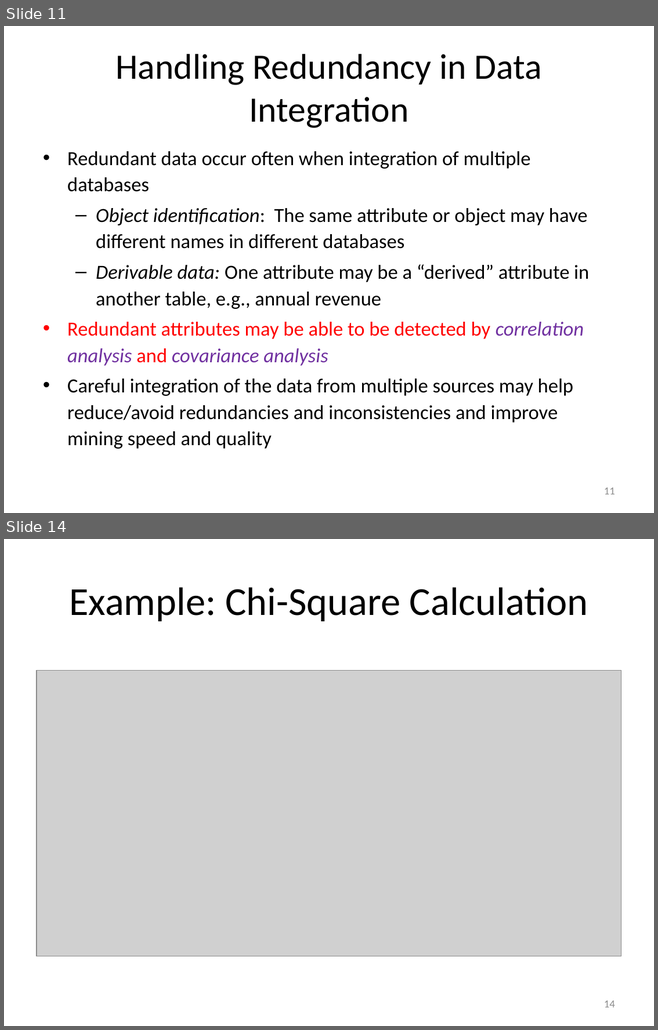
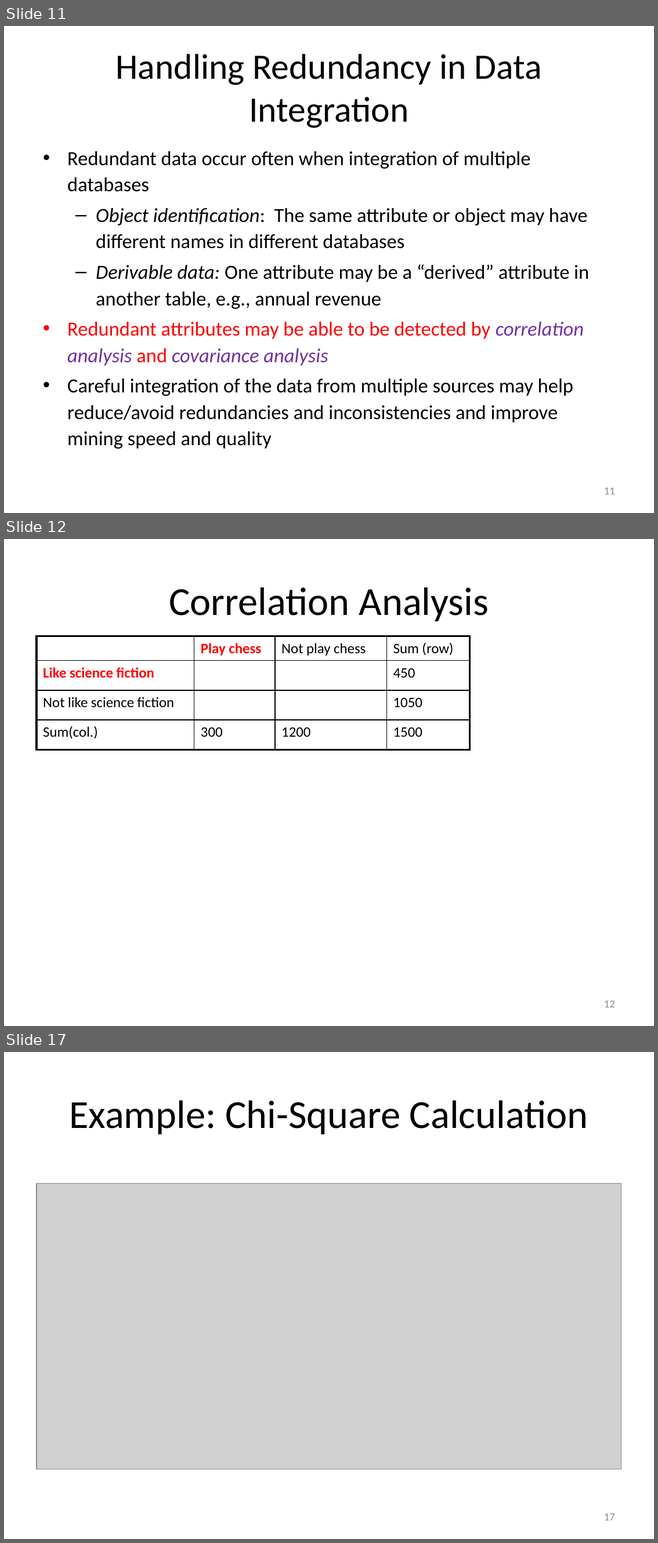
Before and after one commit to mjiang89/mjiang89.github.io, a slide deck: teaching/CS412Summer17-Chapter3.pptx. Shown one above the other, each under a label of ours: slides 11 and 14 before the commit, slides 11, 12 and 17 after it; the slides between them are not shown. The pictures are 658x1030 and 658x1543 pixels, drawn with LibreOffice and Linux fonts; fonts in the diff are those of the drawing; grey boxes stand for pictures. Boxes give left, top, right and bottom in pixels: in the first picture for what was removed or moved away, otherwise in the second. Text is boxed around its words. In the diff, an @@ line names an element or a change of style, - is before the commit and + after.

```diff
--- a/teaching/CS412Summer17-Chapter3.pptx
+++ b/teaching/CS412Summer17-Chapter3.pptx
@@ slide 12 added at (x1=4, y1=539, x2=654, y2=1026), background #FFFFFF @@
@@ title added at (x1=169, y1=587, x2=489, y2=621), 44 pt, text #000000 @@
+Correlation Analysis
@@ table added at (x1=36, y1=636, x2=470, y2=750), 4 rows, 4 columns @@
+ | Play chess | Not play chess | Sum (row)
+Like science fiction |  |  | 450
+Not like science fiction |  |  | 1050
+Sum(col.) | 300 | 1200 | 1500
@@ page number added at (x1=604, y1=1001, x2=615, y2=1008), 12 pt, text #8C8C8C @@
+12
@@ what was slide 14 is now slide 17 @@
@@ page number at (x1=604, y1=1514, x2=615, y2=1521): text changed @@
-14
+17
```
Also in this commit, not shown: 9 slides changed, 3 other slides added, 2 other files.
